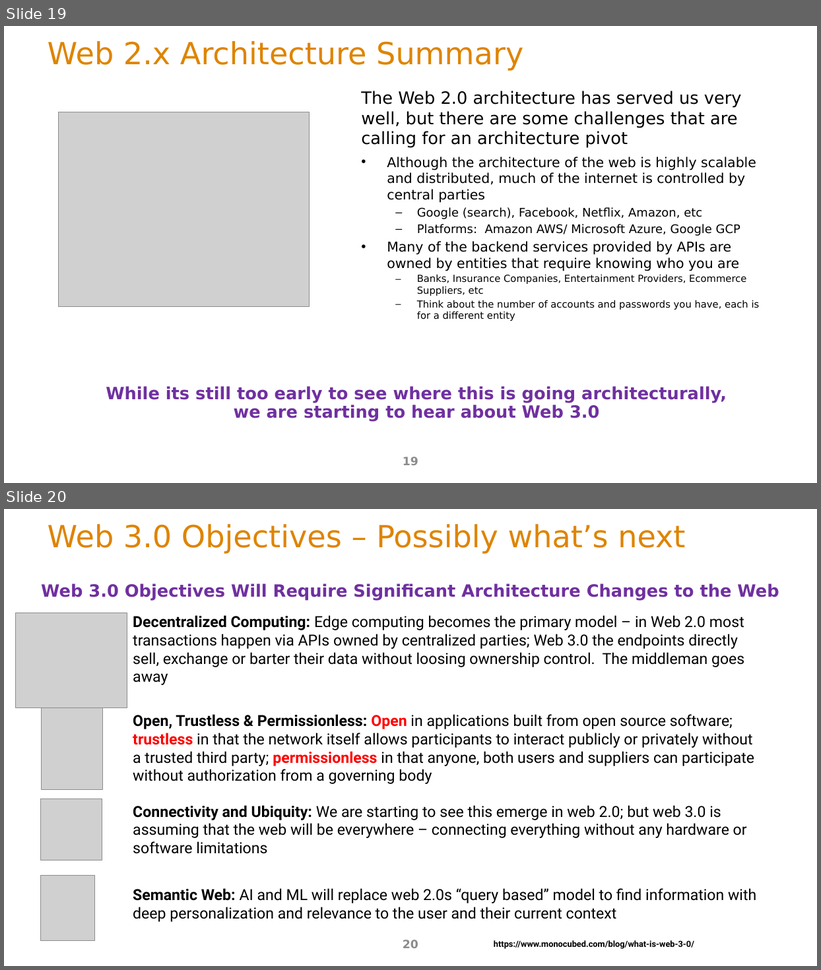
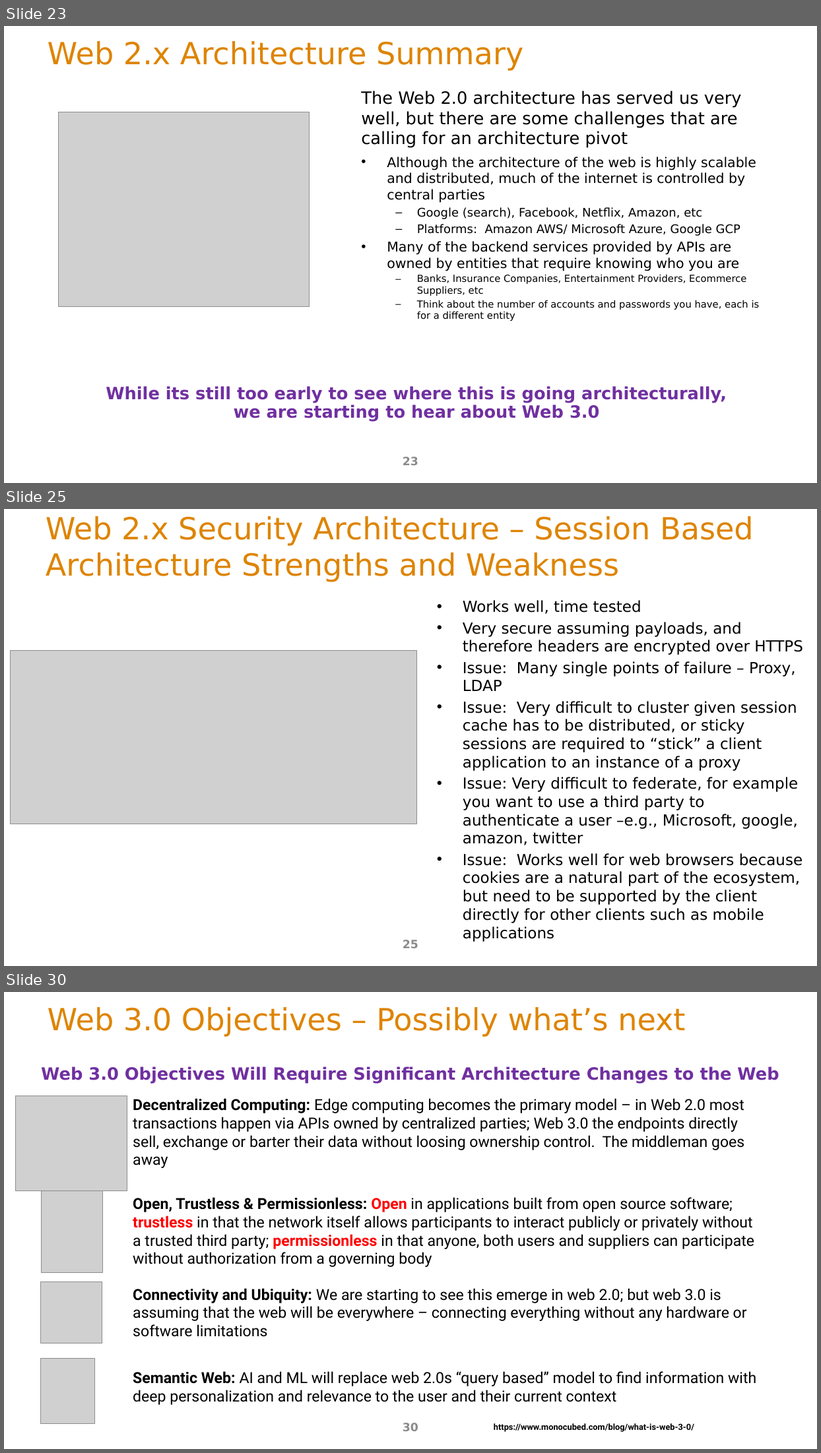
Before and after one commit to ArchitectingSoftware/SE577-SoftwareArchitecture, a slide deck: lectures/m5WebAndApiArchitecture.pptx. Shown one above the other, each under a label of ours: slides 19 and 20 before the commit, slides 23, 25 and 30 after it; the slides between them are not shown. The pictures are 821x970 and 821x1453 pixels, drawn with LibreOffice and Linux fonts; fonts in the diff are those of the drawing; grey boxes stand for pictures. Boxes give left, top, right and bottom in pixels: in the first picture for what was removed or moved away, otherwise in the second. Text is boxed around its words. In the diff, an @@ line names an element or a change of style, - is before the commit and + after.

Commit message:
web architecture update

```diff
--- a/lectures/m5WebAndApiArchitecture.pptx
+++ b/lectures/m5WebAndApiArchitecture.pptx
@@ slide 25 added at (x1=4, y1=509, x2=817, y2=966), background #FFFFFF @@
@@ title added at (x1=46, y1=516, x2=754, y2=582), 36 pt, text #DE8400 @@
+Web 2.x Security Architecture – Session Based
+Architecture Strengths and Weakness
@@ text added at (x1=463, y1=600, x2=803, y2=942), 18 pt, text #000000 @@
+• Works well, time tested
+• Very secure assuming payloads, and therefore headers are encrypted over HTTPS
+• Issue: Many single points of failure – Proxy, LDAP
+• Issue: Very difficult to cluster given session cache has to be distributed, or sticky sessions are required to “stick” a client application to an instance of a proxy
+• Issue: Very difficult to federate, for example you want to use a third party to authenticate a user –e.g., Microsoft, google, amazon, twitter
+• Issue: Works well for web browsers because cookies are a natural part of the ecosystem, but need to be supported by the client directly for other clients such as mobile applications
@@ picture added at (x1=10, y1=651, x2=418, y2=825) @@
@@ page number added at (x1=403, y1=940, x2=418, y2=949), 13.5 pt, text #8C8C8C @@
+25
@@ what was slide 19 is now slide 23 @@
@@ page number at (x1=403, y1=457, x2=418, y2=466): text changed @@
-19
+23
@@ what was slide 20 is now slide 30 @@
@@ page number at (x1=403, y1=1423, x2=418, y2=1432): text changed @@
-20
+30
```
Also in this commit, not shown: 3 slides changed, 16 other slides added, 2 slides removed, 1 other file.
